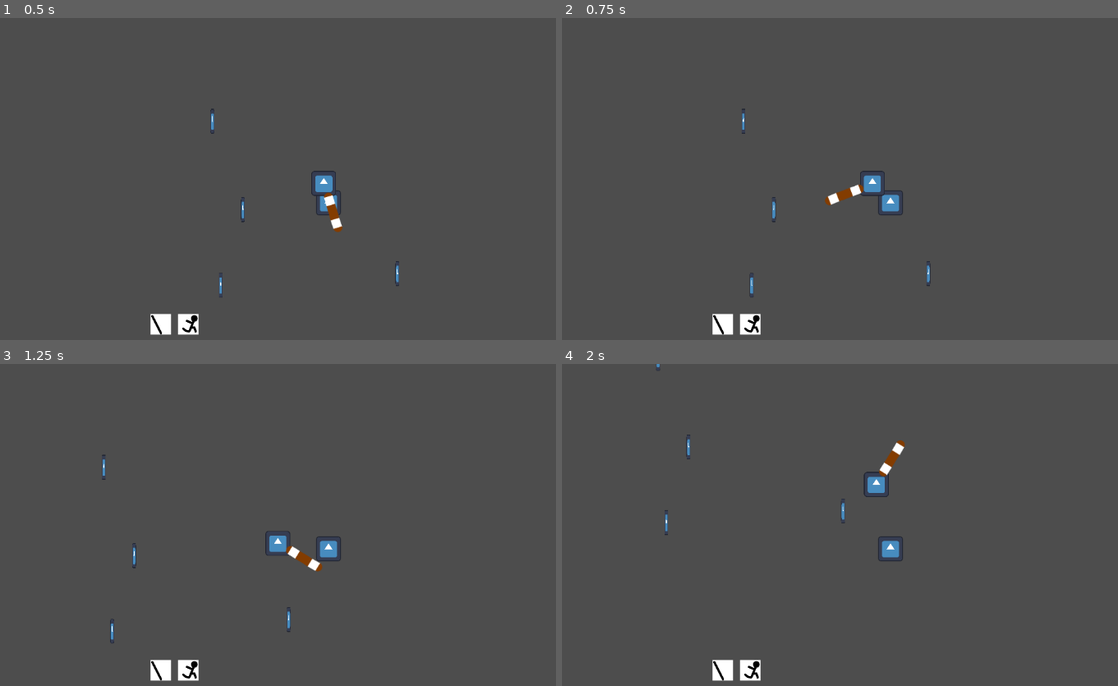
Above: before the commit, frames 1-4 (two rows, left to right).
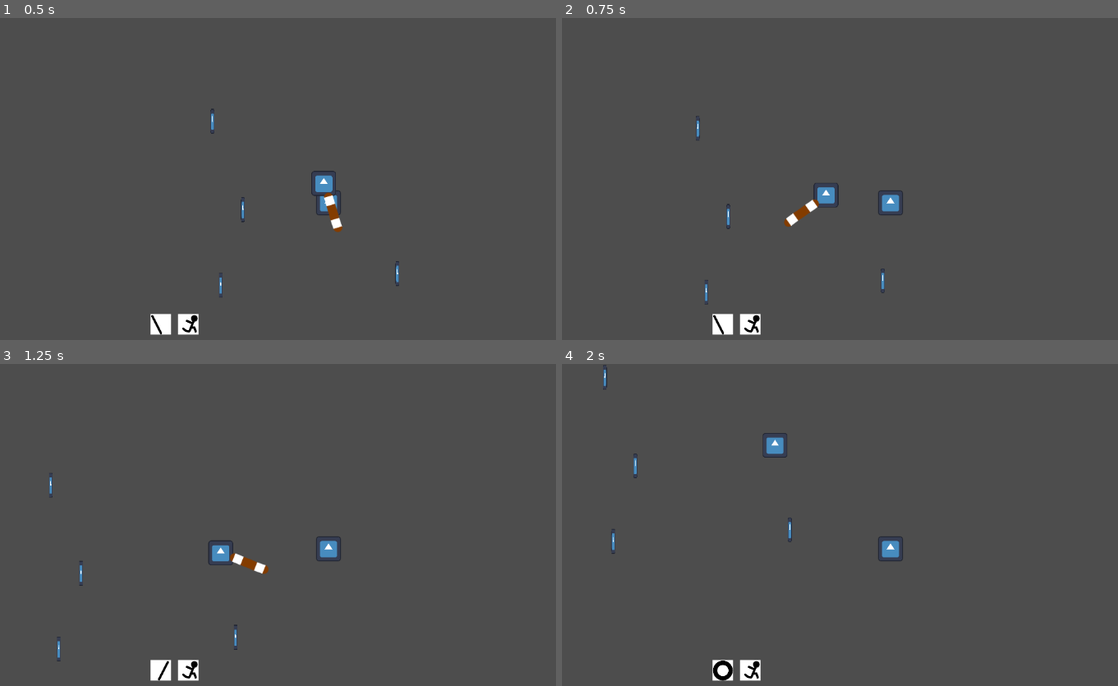
Above: after the commit, the same moments.

Repository: nonagaga/pizza-jam
Game: Godot game, scene res://Test Scenes/Entity Testing.tscn
Same seed, same stepped clock (60 frames per second), same inputs: the game is played once before the commit and once after it. This scene is started directly instead of the project's main scene. The engine's default icon, where the game draws it, is replaced by a stand-in: a white triangle on a blue panel in a dark square.
Inputs (mouse positions are in pixels of both pictures, inside the frame that each line leads up to):
- Up to frame 1 (0.5 s): no input
- Up to frame 2 (0.75 s): tap Enter at 0.5 s; move the mouse to (1034, 185) at 0.52 s; hold D (Move Right) from 0.53 s (still down); hold Space (Dash) from 0.53 s (still down)
- Up to frame 3 (1.25 s): keep holding D (Move Right); keep holding Space (Dash); click (472, 531) at 0.8 s
- Up to frame 4 (2 s): move the mouse to (756, 566) at 1.27 s; release D (Move Right) at 1.28 s; release Space (Dash) at 1.28 s; hold S (Move Down) from 1.28 s (still down); click (756, 566) at 1.35 s; right-click (756, 566) at 1.55 s

Frame 1 is identical in both runs. In frame 2, 1.1% of the frame differs, in the area x 24-67%, y 28-90%; in frame 3, 1.1%, in the area x 8-59%, y 28-99%; in frame 4, 1.1%.
Error before the commit: Invalid call. Nonexistent function 'get_global_mouse_position' in base 'Node (AbilityModule)'. (res://Entities/Modules/AbilityModuleIO.gd:17)

Commit message:
last

Diff:
--- a/Entities/Modules/AbilityModule.gd
+++ b/Entities/Modules/AbilityModule.gd
@@ -105,7 +105,7 @@
 		entity.add_child(proj)
 	if secondary_ability.effect != null:
 		var eff = secondary_ability.effect.instantiate() as EntityEffect
-		eff.set_aim_rotation(direction)
+		#eff.set_aim_rotation(direction)
 		entity.add_child(eff)
 		eff.do_effect()
 
@@ -127,7 +127,7 @@
 		entity.add_child(proj)
 	if dash_ability.effect != null:
 		var eff = dash_ability.effect.instantiate() as EntityEffect
-		eff.set_aim_rotation(direction)
+		#eff.set_aim_rotation(direction)
 		entity.add_child(eff)
 		eff.do_effect()
 
--- a/Entities/Modules/AbilityModuleIO.gd
+++ b/Entities/Modules/AbilityModuleIO.gd
@@ -1,17 +1,18 @@
 class_name AbilityModuleIO extends AbilityModuleController
 
 func _unhandled_input(event: InputEvent) -> void:
+	var mouse_pos = ability_module.entity.get_global_mouse_position()
 	if event.is_action_pressed("Primary Ability"):
 		if ability_module._slot_timer_primary > 0.0:
 			return
-		ability_module.use_primary_ability(ability_module.get_global_mouse_position())
+		ability_module.use_primary_ability(mouse_pos)
 
 	elif event.is_action_pressed("Secondary Ability"):
 		if ability_module._slot_timer_secondary > 0.0:
 			return
-		ability_module.use_secondary_ability(ability_module.get_global_mouse_position())
+		ability_module.use_secondary_ability(mouse_pos)
 
 	elif event.is_action_pressed("Dash"):
 		if ability_module._slot_timer_dash > 0.0:
 			return
-		ability_module.use_dash_ability(ability_module.get_global_mouse_position())
+		ability_module.use_dash_ability(mouse_pos)
--- a/Entities/Modules/MovementIO.gd
+++ b/Entities/Modules/MovementIO.gd
@@ -1,6 +1,4 @@
-@tool
 class_name MovementIO extends MovementController
-
 
 func _unhandled_key_input(event: InputEvent) -> void:
 	var move_norm_vec = Input.get_vector(
--- a/Globals/Physics.gd
+++ b/Globals/Physics.gd
@@ -1,4 +1,4 @@
 extends Node
 
 ## How big one "meter" is in pixels, which normalizes other values such as movement and range.
-static var PIXEL_METER = 100.0 as float
+const PIXEL_METER = 100.0 as float
